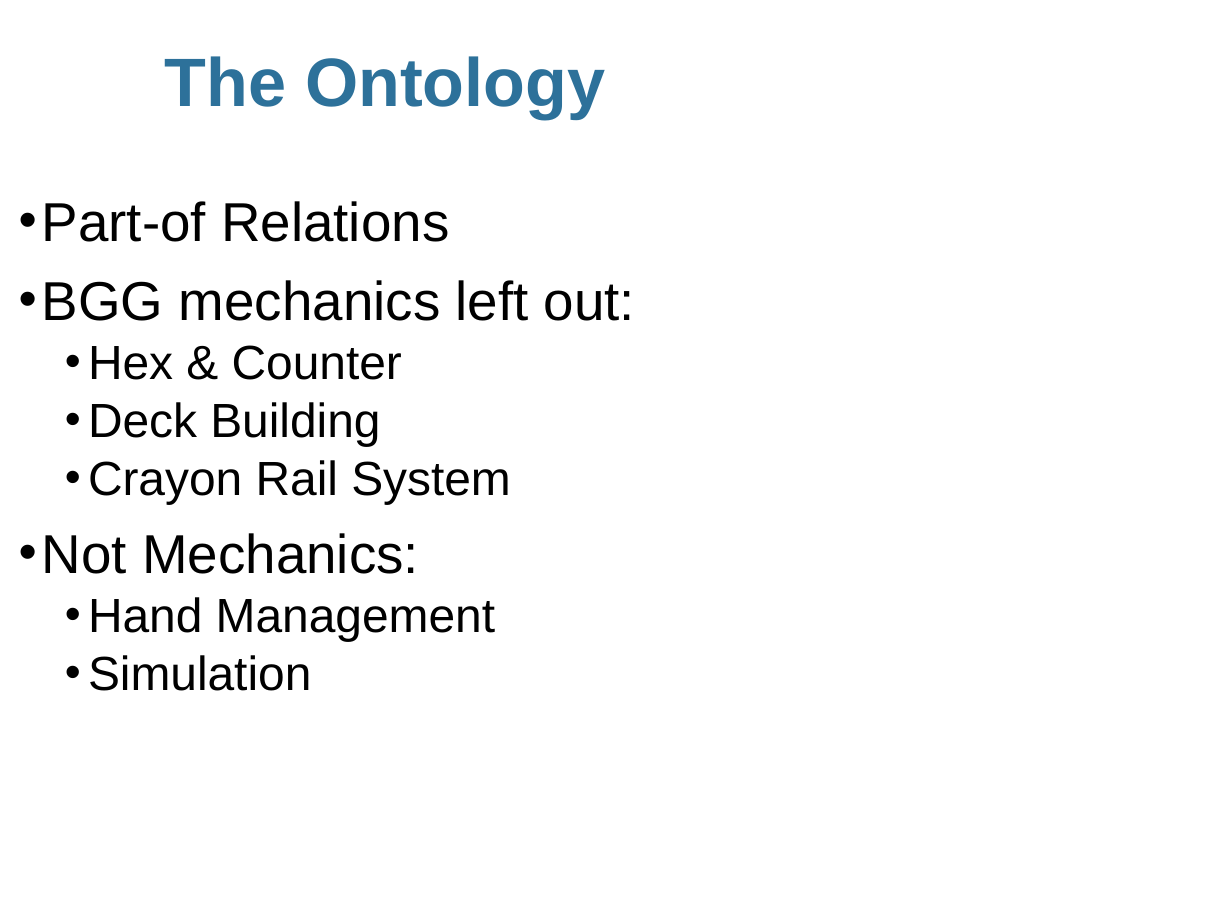
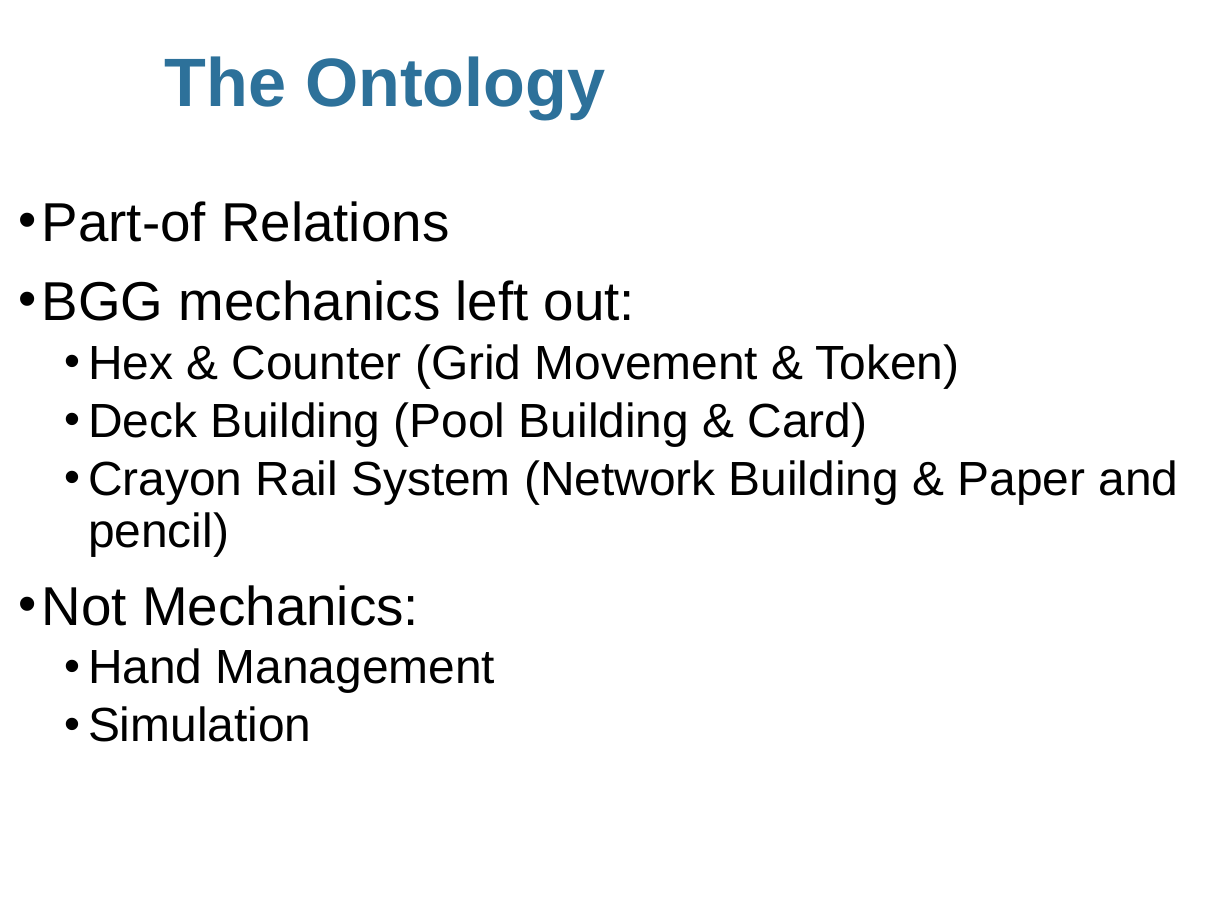
Before and after one commit to LUDES-PESC/Generico, a slide deck: slide 9 of Artigos Apresentados/SBGames2017_Onthology.pptx. Drawn at 1232x924 pixels with LibreOffice and Linux fonts; fonts in the diff are those of the drawing; background and template pictures are left out. Boxes give left, top, right and bottom in pixels: in the first picture for what was removed or moved away, otherwise in the second. Text is boxed around its words. In the diff, an @@ line names an element or a change of style, - is before the commit and + after.

Commit message:
Adição dos componentes das mecanicas compostas!

```diff
--- a/Artigos Apresentados/SBGames2017_Onthology.pptx
+++ b/Artigos Apresentados/SBGames2017_Onthology.pptx
@@ text at (x1=88, y1=344, x2=1179, y2=556): text changed @@
-  • Hex & Counter
-  • Deck Building
-  • Crayon Rail System
+  • Hex & Counter (Grid Movement & Token)
+  • Deck Building (Pool Building & Card)
+  • Crayon Rail System (Network Building & Paper and pencil)
```
